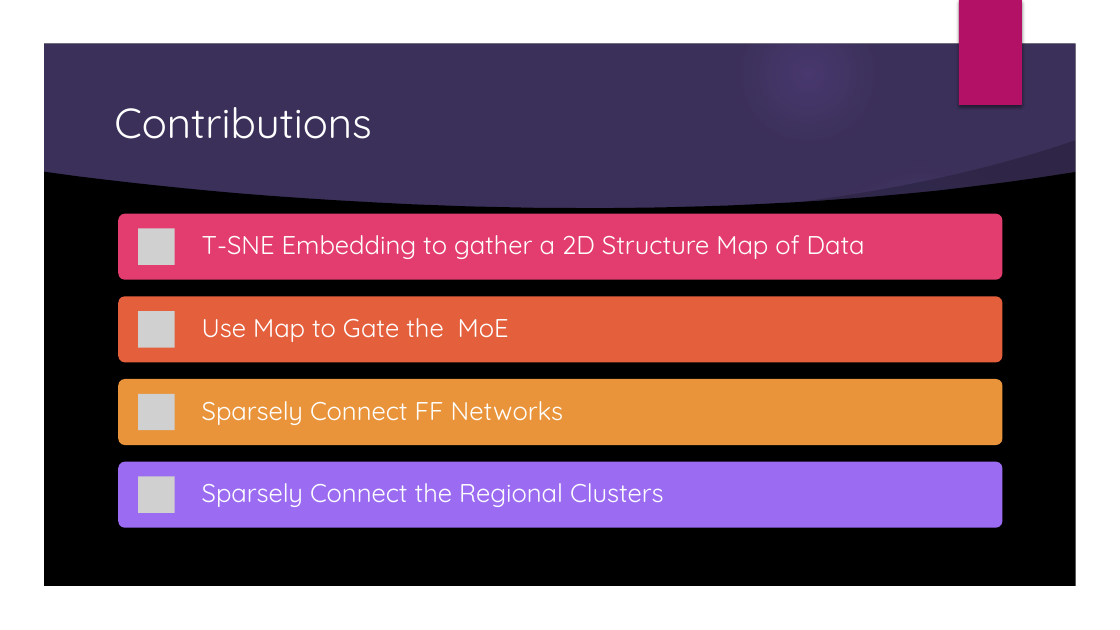
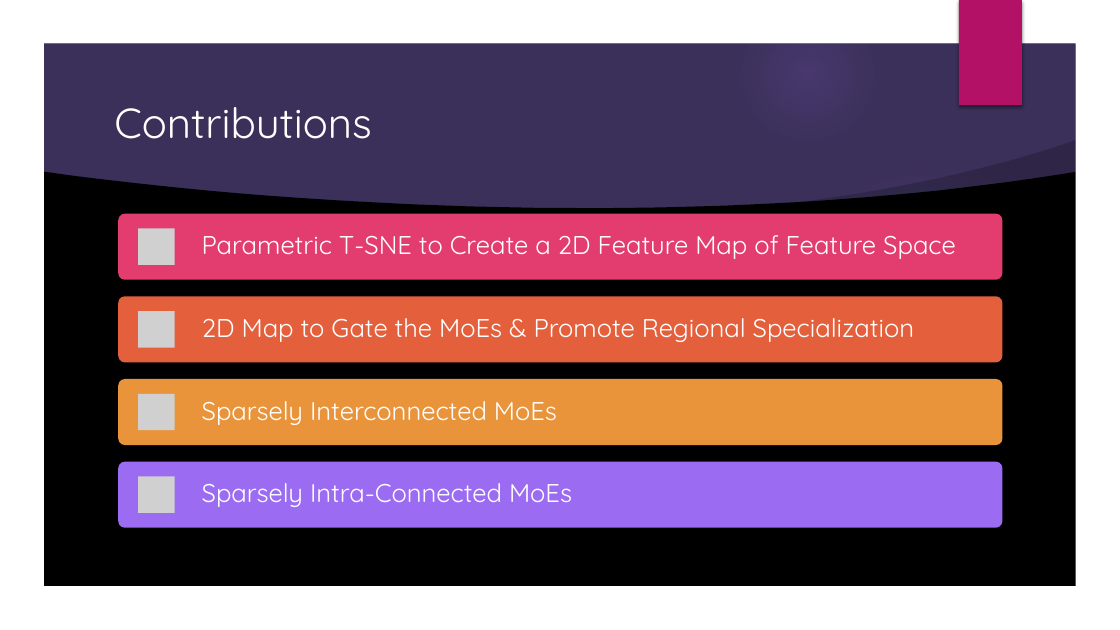
Before and after one commit to realdanielbyrne/tsneGatedMoE, a slide deck: slide 15 of PT-SNE Gated Mixture of Sparse Experts (PT-MoE).pptx (slide 9 before the commit). Drawn at 1120x630 pixels with LibreOffice and Linux fonts; fonts in the diff are those of the drawing; grey boxes stand for pictures; background and template pictures are left out. Boxes give left, top, right and bottom in pixels: in the first picture for what was removed or moved away, otherwise in the second. Text is boxed around its words. In the diff, an @@ line names an element or a change of style, - is before the commit and + after.

```diff
--- a/PT-SNE Gated Mixture of Sparse Experts (PT-MoE).pptx
+++ b/PT-SNE Gated Mixture of Sparse Experts (PT-MoE).pptx
@@ text at [202,235,956,259]: text changed @@
-T-SNE Embedding to gather a 2D Structure Map of Data
+Parametric T-SNE to Create a 2D Feature Map of Feature Space
@@ text at [202,318,914,342]: text changed @@
-Use Map to Gate the MoE
+2D Map to Gate the MoEs & Promote Regional Specialization
@@ text at [202,401,557,425]: text changed @@
-Sparsely Connect FF Networks
+Sparsely Interconnected MoEs
@@ text at [202,483,572,507]: text changed @@
-Sparsely Connect the Regional Clusters
+Sparsely Intra-Connected MoEs
```
Also in this commit, not shown: 4 other slides changed, 7 slides added, 1 slide removed.
